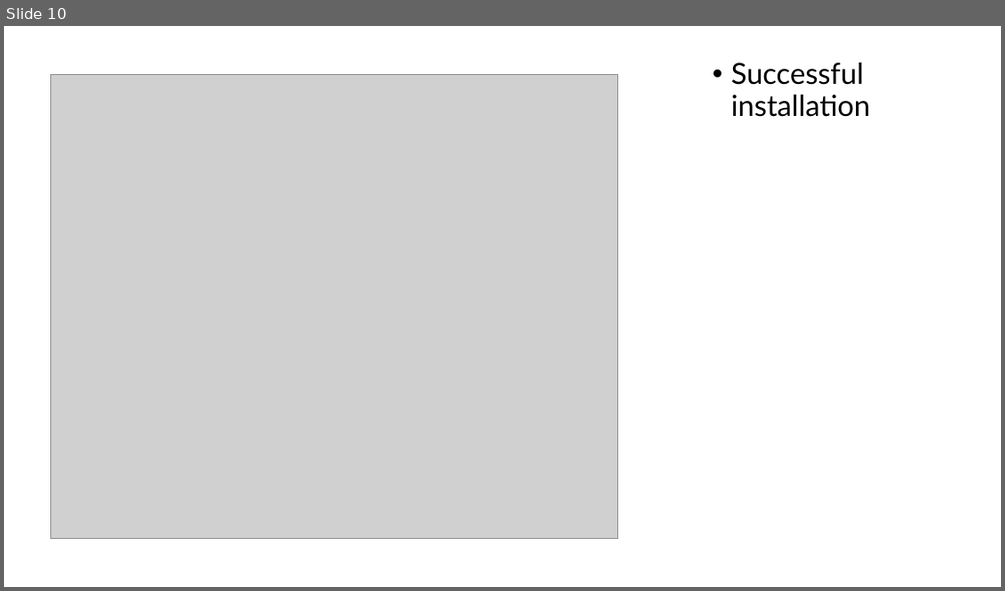
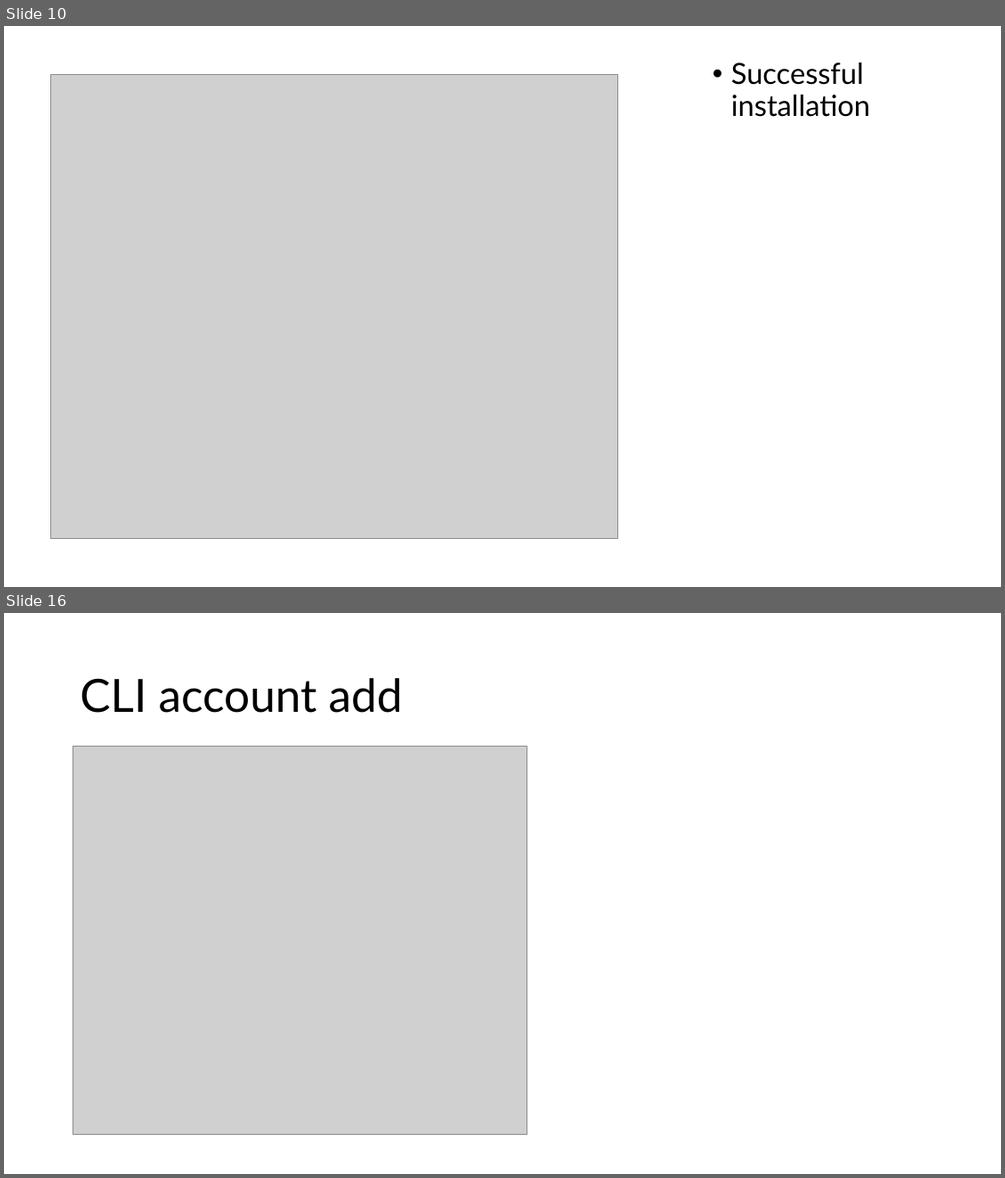
Before and after one commit to PengoPango/401IT_OperatingSystems_repos, a slide deck: 401_OperatingSystems/assignments/WINDOWS 11.pptx. Shown one above the other, each under a label of ours: slide 10 before the commit, slides 10 and 16 after it; the slides between them are not shown. The pictures are 1005x591 and 1005x1178 pixels, drawn with LibreOffice and Linux fonts; fonts in the diff are those of the drawing; grey boxes stand for pictures. Boxes give left, top, right and bottom in pixels: in the first picture for what was removed or moved away, otherwise in the second. Text is boxed around its words. In the diff, an @@ line names an element or a change of style, - is before the commit and + after.

Commit message:
user accounts added, need to sort access control

```diff
--- a/401_OperatingSystems/assignments/WINDOWS 11.pptx
+++ b/401_OperatingSystems/assignments/WINDOWS 11.pptx
@@ slide 16 added at box(4, 613, 1001, 1174), background #FFFFFF @@
@@ title added at box(80, 678, 403, 713), 44 pt, text #000000 @@
+CLI account add
@@ picture added at box(73, 747, 527, 1135) @@
```
Also in this commit, not shown: 6 other slides added, 1 slide removed, 5 other files.
